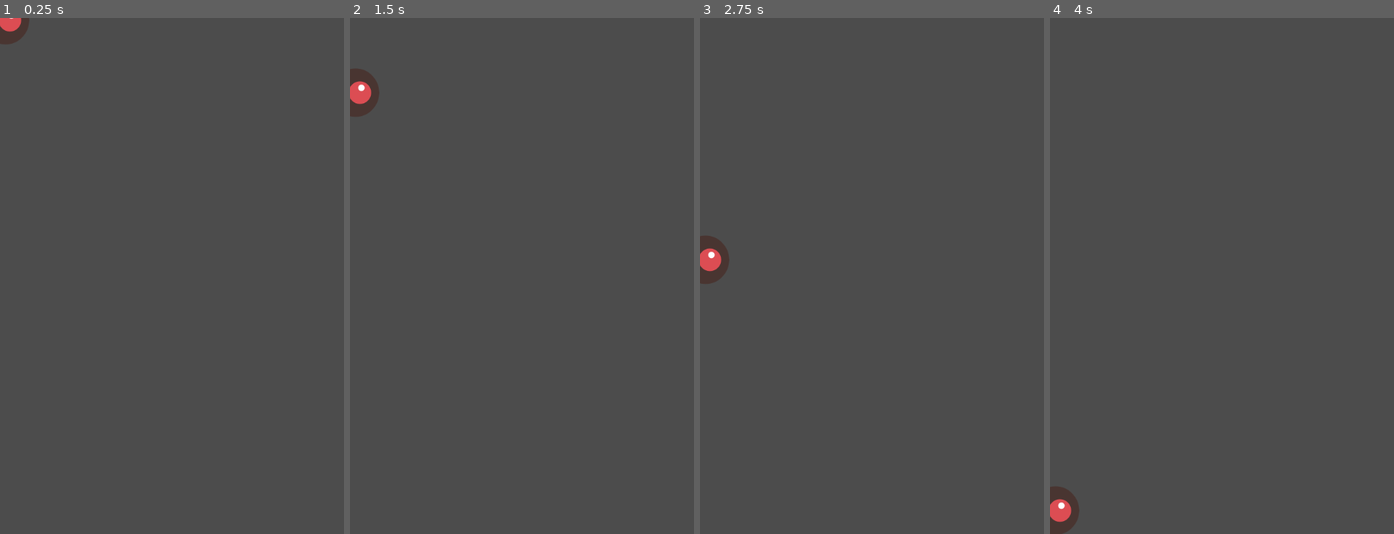
Above: before the commit, frames 1-4 (left to right).
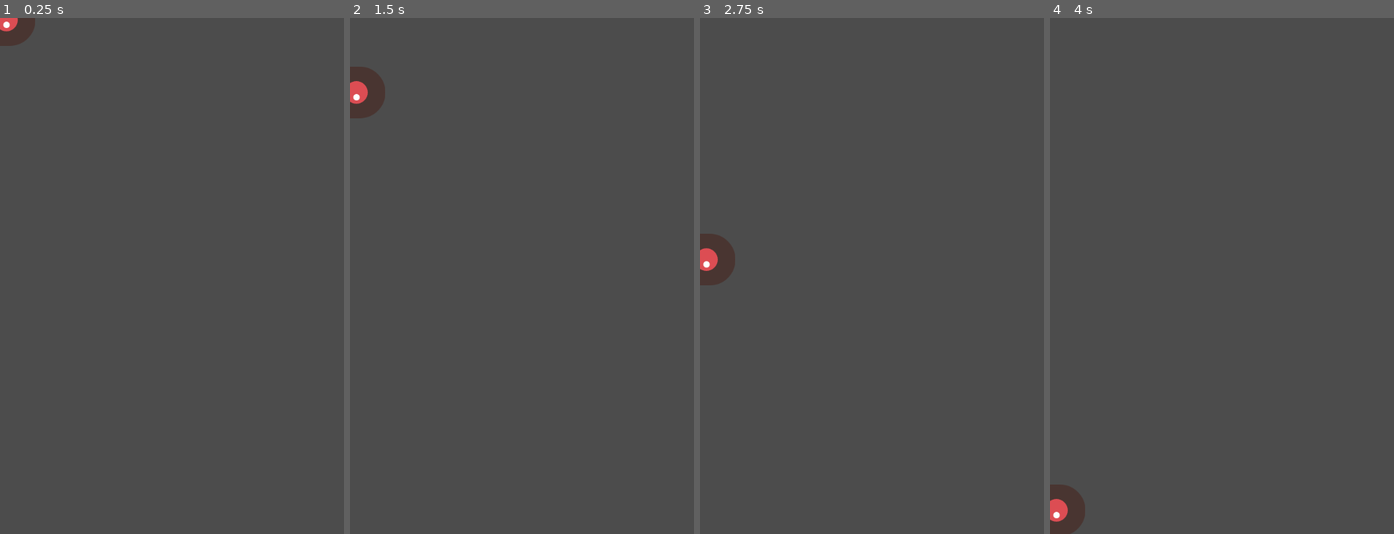
Above: after the commit, the same moments.

Repository: Joeldark15/Dodge-the-Creeps
Game: Godot game, scene res://Mob.tscn
The game is run twice, just before and just after one commit, with the same random seed, the same clock (stepped at 60 frames per second) and the same inputs. This scene is started directly instead of the project's main scene.
Inputs:
- Up to frame 1 (0.25 s): no input
- Up to frame 2 (1.5 s): hold D (move_right) 0.53-1.28 s; hold S (move_down) from 1.28 s (still down)
- Up to frame 3 (2.75 s): release S (move_down) at 2.03 s; hold D (move_right) from 2.03 s (still down)
- Up to frame 4 (4 s): release D (move_right) at 2.78 s; hold W (move_up) 2.78-3.53 s; hold A (move_left) from 3.53 s (still down)

The runs differ from the first frame. In frame 1, 0.2% of the frame differs, in the area x 0-11%, y 0-6%; in frame 2, 0.3%, in the area x 0-11%, y 9-20%; in frame 3, 0.3%; in frame 4, 0.3%.

Commit message:
Escena Mob acabada.
Escena Mob acabada.

Diff:
--- /dev/null
+++ b/Mob.gd
@@ -0,0 +1,19 @@
+extends RigidBody2D
+
+
+# Declare member variables here. Examples:
+# var a = 2
+# var b = "text"
+
+
+# Called when the node enters the scene tree for the first time.
+func _ready():
+	$AnimatedSprite.playing = true
+	var mob_types = $AnimatedSprite.frames.get_animation_names()
+	$AnimatedSprite.animation = mob_types[randi() % mob_types.size()]
+
+func _on_VisibilityNotifier2D_screen_exited():
+	queue_free()
+# Called every frame. 'delta' is the elapsed time since the previous frame.
+#func _process(delta):
+#	pass
--- a/Mob.tscn
+++ b/Mob.tscn
@@ -6,6 +6,7 @@
 [ext_resource path="res://assets (2)/dodge_assets/art/enemySwimming_2.png" type="Texture" id=4]
 [ext_resource path="res://assets (2)/dodge_assets/art/enemyFlyingAlt_1.png" type="Texture" id=5]
 [ext_resource path="res://assets (2)/dodge_assets/art/enemyFlyingAlt_2.png" type="Texture" id=6]
+[ext_resource path="res://Mob.gd" type="Script" id=7]
 
 [sub_resource type="SpriteFrames" id=1]
 animations = [ {
@@ -30,6 +31,7 @@
 
 [node name="Mob" type="RigidBody2D"]
 collision_mask = 0
+script = ExtResource( 7 )
 
 [node name="AnimatedSprite" type="AnimatedSprite" parent="."]
 scale = Vector2( 0.75, 0.75 )
Not shown: 1 places in Mob.tscn that only renumber resources
